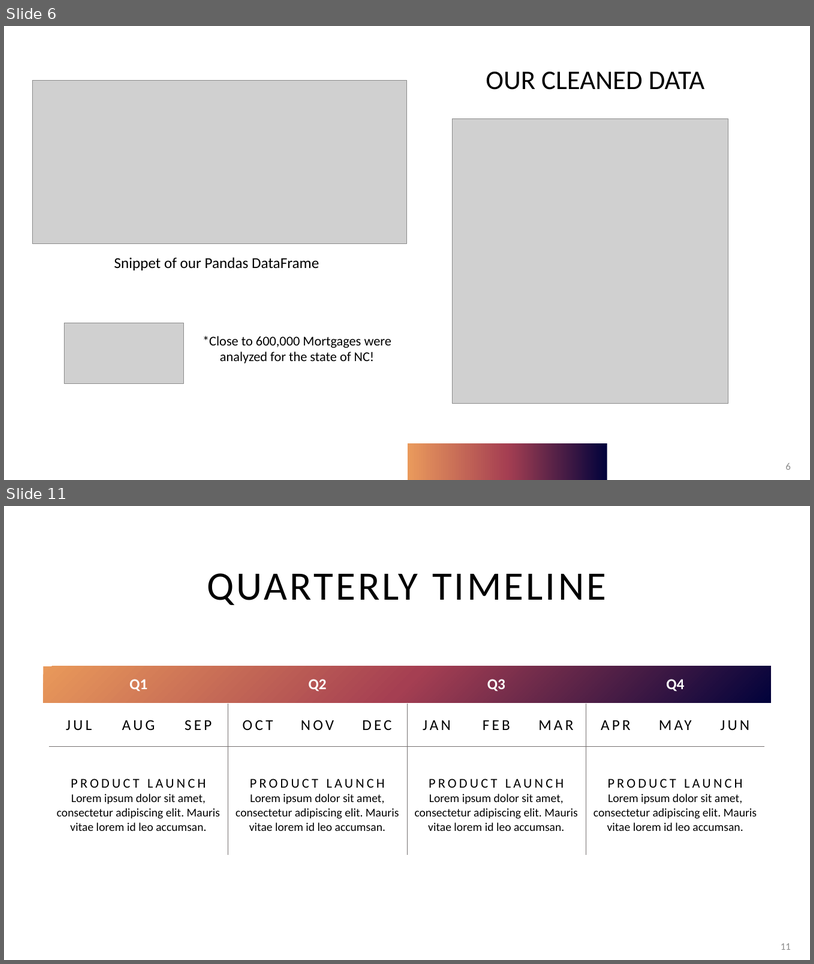
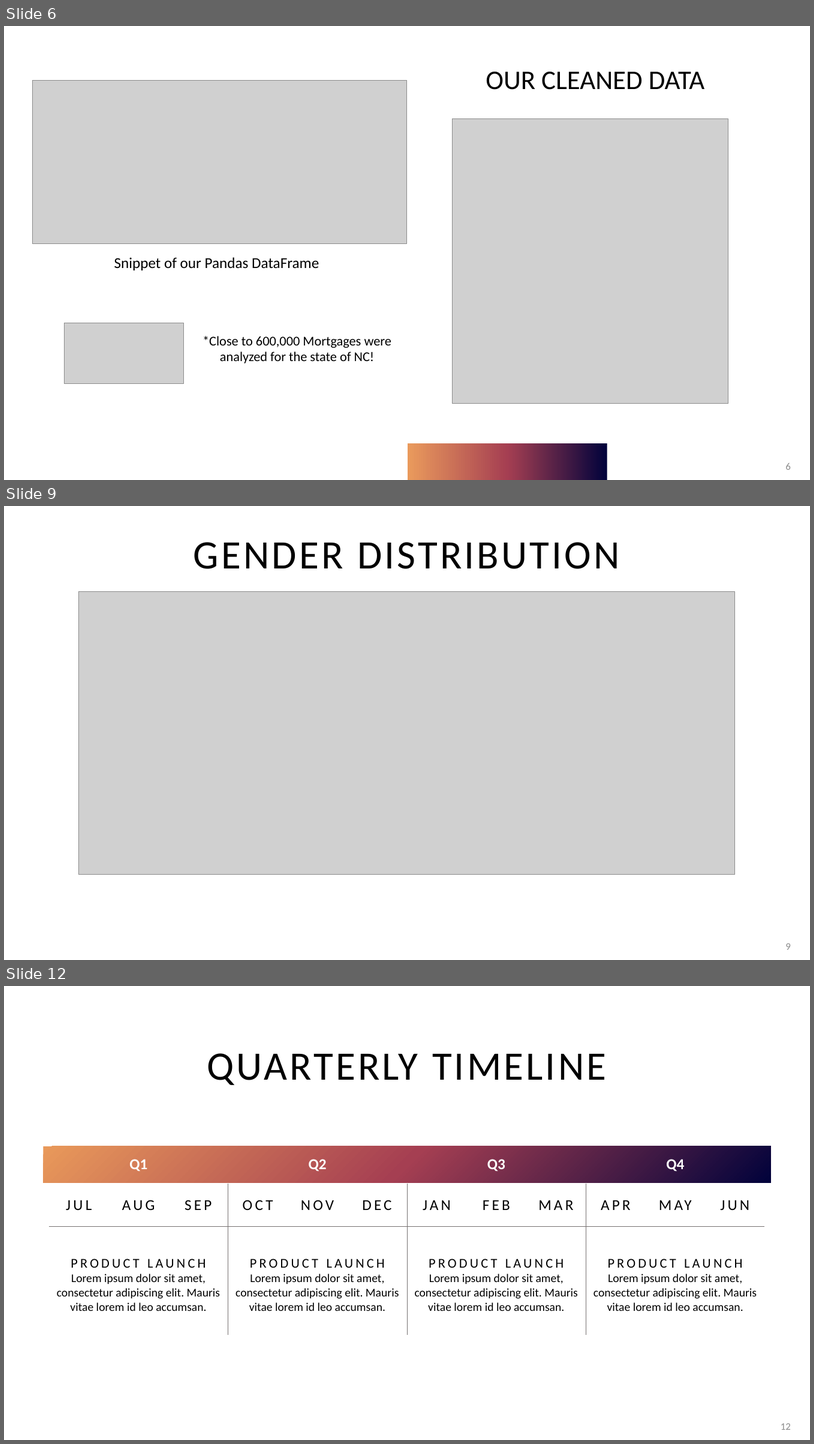
Before and after one commit to nglahani/CDC, a slide deck: Powerpoint.pptx. Shown one above the other, each under a label of ours: slides 6 and 11 before the commit, slides 6, 9 and 12 after it; the slides between them are not shown. The pictures are 814x964 and 814x1444 pixels, drawn with LibreOffice and Linux fonts; fonts in the diff are those of the drawing; grey boxes stand for pictures. Boxes give left, top, right and bottom in pixels: in the first picture for what was removed or moved away, otherwise in the second. Text is boxed around its words. In the diff, an @@ line names an element or a change of style, - is before the commit and + after.

```diff
--- a/Powerpoint.pptx
+++ b/Powerpoint.pptx
@@ slide 9 added at (x1=4, y1=506, x2=810, y2=960), background #FFFFFF @@
@@ title added at (x1=194, y1=542, x2=620, y2=569), 48 pt, text #000000 @@
+GENDER DISTRIBUTION
@@ picture added at (x1=79, y1=592, x2=735, y2=874) @@
@@ page number added at (x1=786, y1=943, x2=791, y2=949), 12 pt, text #8C8C8C @@
+9
@@ what was slide 11 is now slide 12 @@
@@ page number at (x1=781, y1=1423, x2=791, y2=1429): text changed @@
-11
+12
```
Also in this commit, not shown: 5 slides changed, 1 other file.
